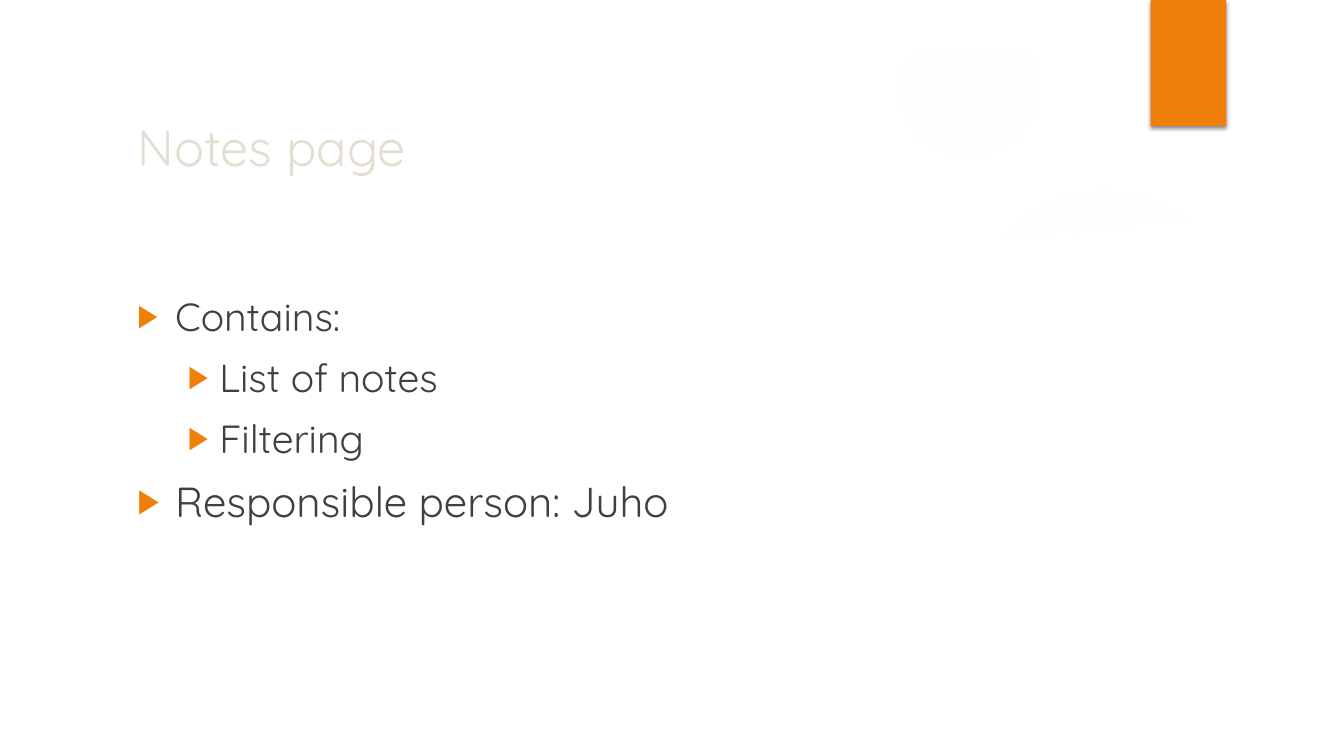
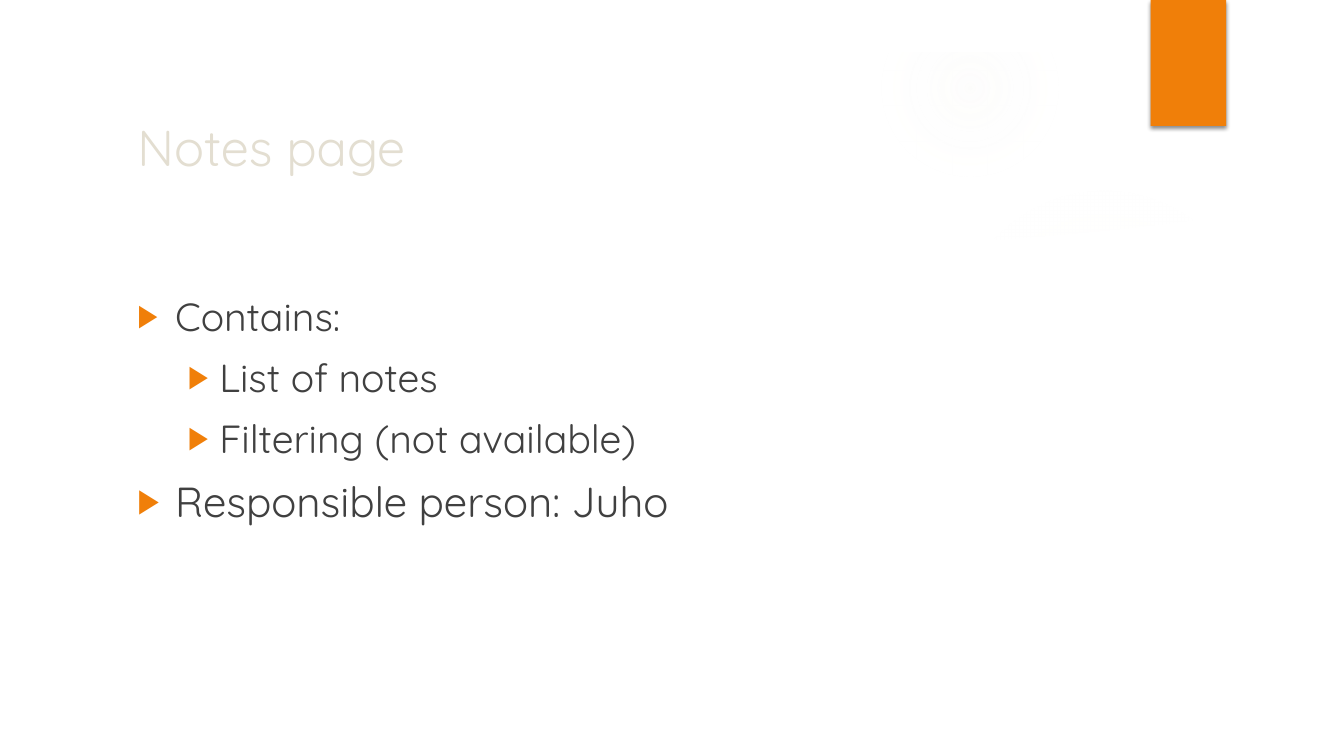
Before and after one commit to Dubsterna/Mahlatikat, a slide deck: slide 8 of Suunnitelma/web_programming.pptx. Drawn at 1344x756 pixels with LibreOffice and Linux fonts; fonts in the diff are those of the drawing; background and template pictures are left out. Boxes give left, top, right and bottom in pixels: in the first picture for what was removed or moved away, otherwise in the second. Text is boxed around its words. In the diff, an @@ line names an element or a change of style, - is before the commit and + after.

```diff
--- a/Suunnitelma/web_programming.pptx
+++ b/Suunnitelma/web_programming.pptx
@@ text at (x1=219, y1=424, x2=636, y2=461): text changed @@
-  ▶ Filtering
+  ▶ Filtering (not available)
```
Also in this commit, not shown: 3 other slides changed.
